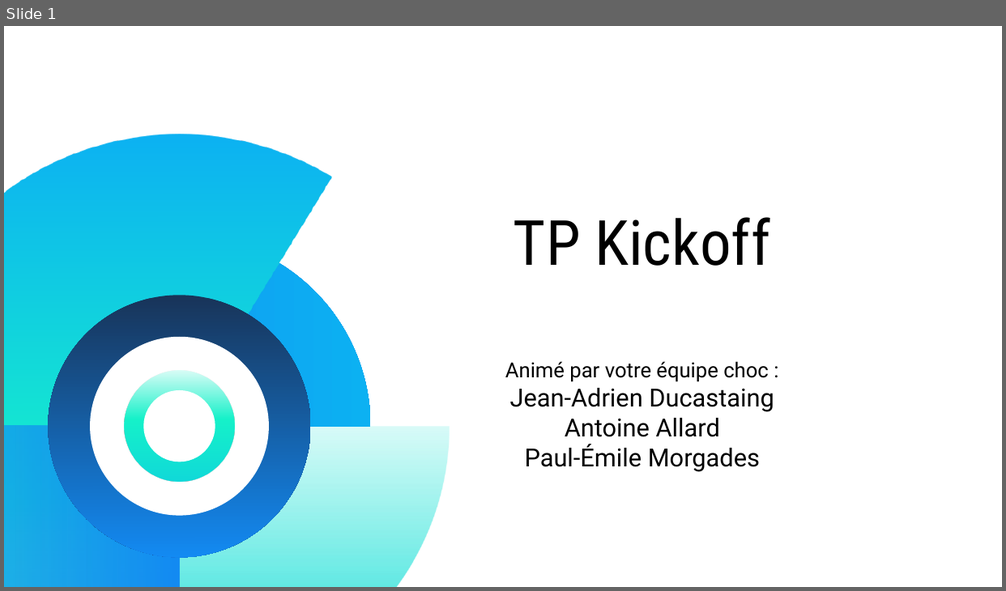
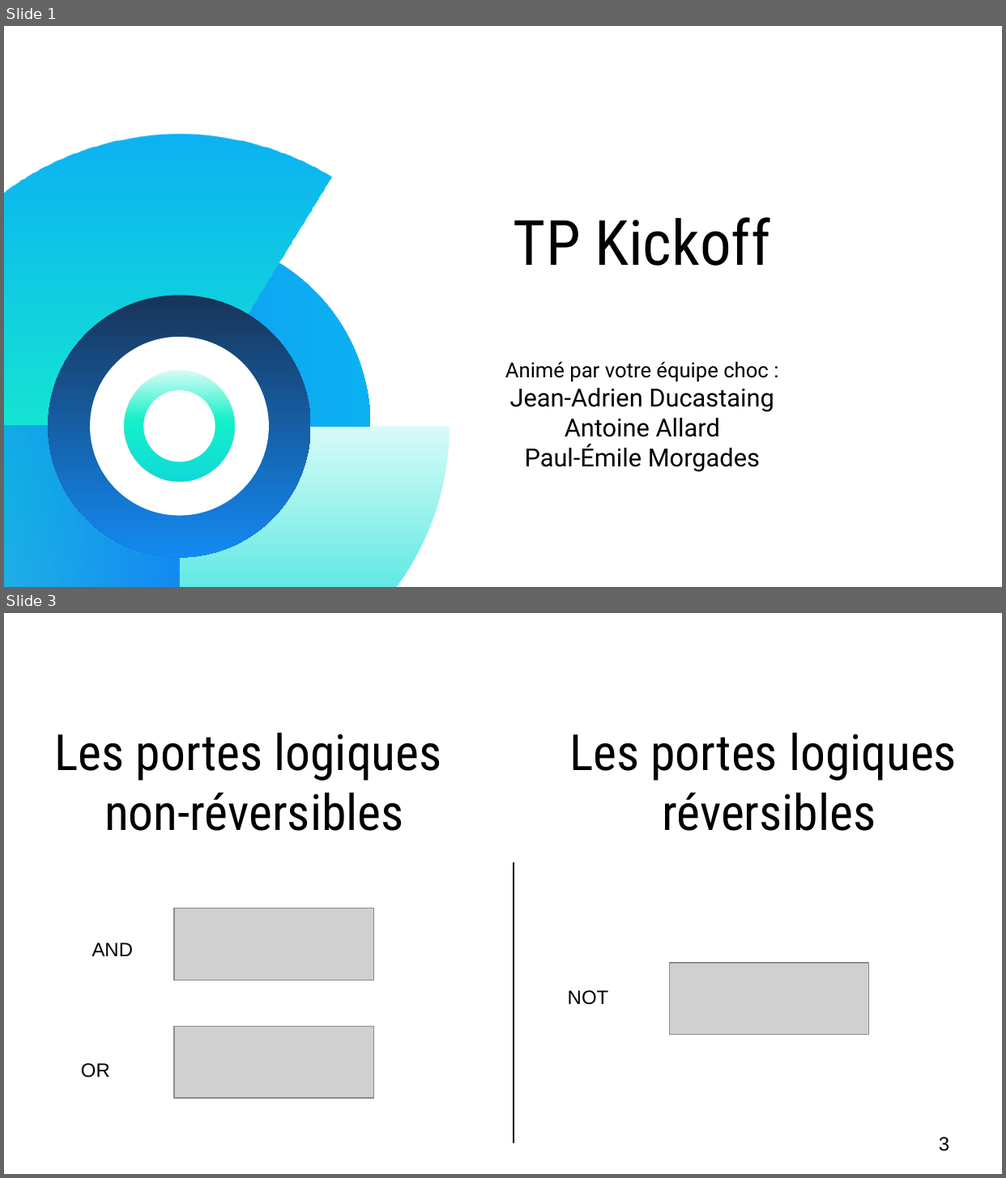
Before and after one commit to MightyGoldenOctopus/QCOMP, a slide deck: Slides/pptx/kickoff - TP.pptx. Shown one above the other, each under a label of ours: slide 1 before the commit, slides 1 and 3 after it; the slides between them are not shown. The pictures are 1006x591 and 1006x1178 pixels, drawn with LibreOffice and Linux fonts; fonts in the diff are those of the drawing; grey boxes stand for pictures. Boxes give left, top, right and bottom in pixels: in the first picture for what was removed or moved away, otherwise in the second. Text is boxed around its words. In the diff, an @@ line names an element or a change of style, - is before the commit and + after.

```diff
--- a/Slides/pptx/kickoff - TP.pptx
+++ b/Slides/pptx/kickoff - TP.pptx
@@ slide 3 added at (4, 613, 1002, 1174), background #FFFFFF @@
@@ title added at (55, 732, 442, 831), 36 pt, text #000000 @@
+Les portes logiques
+non-réversibles
@@ text added at (569, 732, 957, 831), 36 pt, text #000000 @@
+Les portes logiques
+réversibles
@@ line added from (514, 862) to (514, 1143), #000000 0.75 pt @@
@@ picture added at (173, 909, 373, 980) @@
@@ text added at (92, 943, 134, 956), 14 pt, text #000000 @@
+AND
@@ picture added at (670, 963, 869, 1035) @@
@@ text added at (568, 990, 609, 1005), 14 pt, text #000000 @@
+NOT
@@ picture added at (173, 1026, 373, 1098) @@
@@ text added at (81, 1063, 110, 1078), 14 pt, text #000000 @@
+OR
@@ page number added at (939, 1137, 949, 1152), 14 pt, text #000000 @@
+3
```
Also in this commit, not shown: 12 slides changed, 24 other slides added, 24 slides removed.
